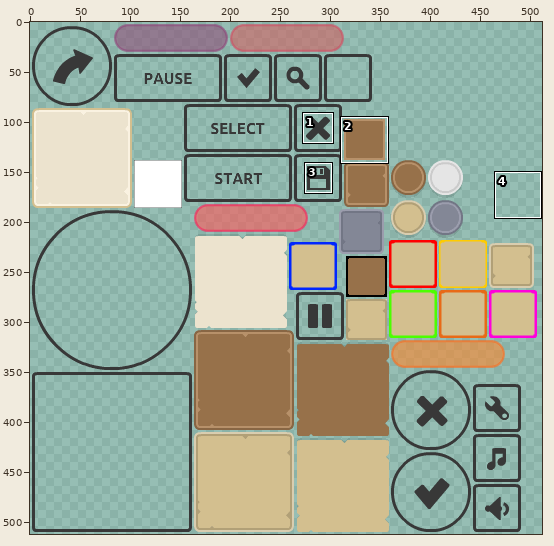
Edited in one commit: sprite sheet (android/assets/images/ui-pack.png). The first picture is a wide view before the edit; the outline marks the close-up.
Close-up. First the earlier version:
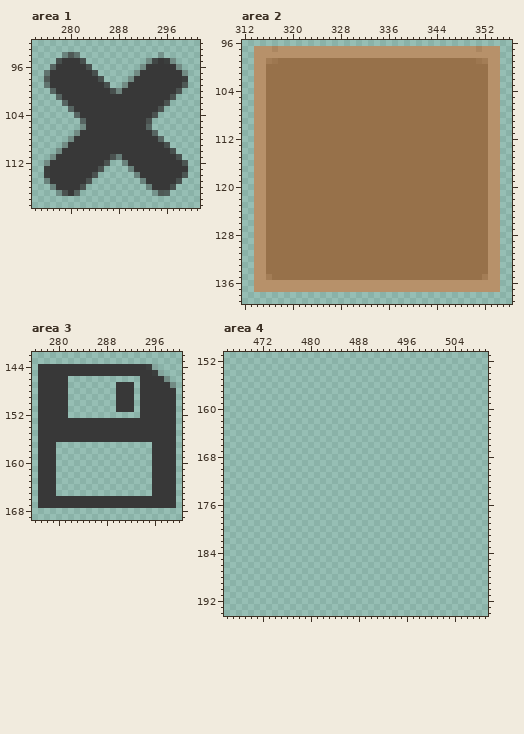
The file is 512x512 pixels. Pixels under 10% opacity are left out. Colours within 5 levels of each other are drawn and written as one. Shown: area 1: x 274..301, y 92..119; area 2: x 312..356, y 96..139; area 3: x 276..300, y 142..169; area 4: x 466..509, y 151..194. The commit also changed other parts of the picture, which this record leaves out.
And afterwards:
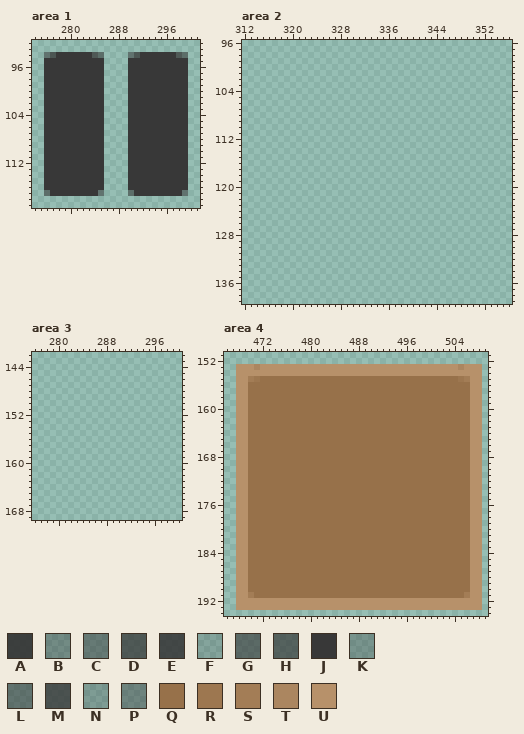
Palette (. is transparent): A #363636ef  B #37373761  C #37373781  D #373737bf  E #373737df  F #38383832  G #383838a0  H #383838b0  J #383838  K #39393951  L #39393990  M #393939cf  N #3a3a3a42  P #3b3b3b71  Q #97714a  R #9d7750  S #a37d56  T #ab8660  U #b7916a
The exact change:
Changed rows in their new state; - is an unchanged pixel.
Area 1:
first column x 276:
 94 LDJJJJJJDL----LDJJJJJJDL
 95 JJJ---JJJJ----JJJJJ-JJJJ
 96 JJ-----JJJ----JJJ-----JJ
 97 J-------JJ----JJ-------J
 98 J--------J----J--------J
 99 J---------.--.---------J
100 JJ--------....--------JJ
101 JJJ-------....-------JJJ
102 JJJJ------....------JJJJ
103 JJJJJ-----....-----JJJJJ
104 JJJJJJ----....----JJJJJJ
105 JJJJJJJ---....---JJJJJJJ
106 JJJJJJJ---....---JJJJJJJ
107 JJJJJJ----....----JJJJJJ
108 JJJJJ-----....-----JJJJJ
109 JJJJ------....------JJJJ
110 JJJ-------....-------JJJ
111 JJ--------....--------JJ
112 J---------.--.---------J
113 J--------J----J---------
114 J-------JJ----JJ-------J
115 J------JJJ----JJJ-----JJ
116 JJ----JJJJ----JJJJ---JJJ
117 LJJJ-JJJJL----LJJJJJJJJL
Area 2:
first column x 314:
 97 .........................................
 98 .........................................
 99 .........................................
100 .........................................
101 .........................................
102 .........................................
103 .........................................
104 .........................................
105 .........................................
106 .........................................
107 .........................................
108 .........................................
109 .........................................
110 .........................................
111 .........................................
112 .........................................
113 .........................................
114 .........................................
115 .........................................
116 .........................................
117 .........................................
118 .........................................
119 .........................................
120 .........................................
121 .........................................
122 .........................................
123 .........................................
124 .........................................
125 .........................................
126 .........................................
127 .........................................
128 .........................................
129 .........................................
130 .........................................
131 .........................................
132 .........................................
133 .........................................
134 .........................................
135 .........................................
136 .........................................
137 .........................................
Area 3:
first column x 277:
144 ....................---
145 .....................--
146 .....------------.....-
147 .....--------...-......
148 .....--------...-......
149 .....--------...-......
150 .....--------...-......
151 .....--------...-......
152 .....------------......
153 .......................
154 .......................
155 .......................
156 .......................
157 ...----------------....
158 ...----------------....
159 ...----------------....
160 ...----------------....
161 ...----------------....
162 ...----------------....
163 ...----------------....
164 ...----------------....
165 ...----------------....
166 .......................
167 .......................
Area 4:
first column x 468:
153 UUUTUUUUUUUUUUUUUUUUUUUUUUUUUUUUUUUUUTUUU
154 UUUUUUUUUUUUUUUUUUUUUUUUUUUUUUUUUUUUUUUUU
155 UUSRQQQQQQQQQQQQQQQQQQQQQQQQQQQQQQQQQRSUU
156 UUQQQQQQQQQQQQQQQQQQQQQQQQQQQQQQQQQQQQQUU
157 UUQQQQQQQQQQQQQQQQQQQQQQQQQQQQQQQQQQQQQUU
158 UUQQQQQQQQQQQQQQQQQQQQQQQQQQQQQQQQQQQQQUU
159 UUQQQQQQQQQQQQQQQQQQQQQQQQQQQQQQQQQQQQQUU
160 UUQQQQQQQQQQQQQQQQQQQQQQQQQQQQQQQQQQQQQUU
161 UUQQQQQQQQQQQQQQQQQQQQQQQQQQQQQQQQQQQQQUU
162 UUQQQQQQQQQQQQQQQQQQQQQQQQQQQQQQQQQQQQQUU
163 UUQQQQQQQQQQQQQQQQQQQQQQQQQQQQQQQQQQQQQUU
164 UUQQQQQQQQQQQQQQQQQQQQQQQQQQQQQQQQQQQQQUU
165 UUQQQQQQQQQQQQQQQQQQQQQQQQQQQQQQQQQQQQQUU
166 UUQQQQQQQQQQQQQQQQQQQQQQQQQQQQQQQQQQQQQUU
167 UUQQQQQQQQQQQQQQQQQQQQQQQQQQQQQQQQQQQQQUU
168 UUQQQQQQQQQQQQQQQQQQQQQQQQQQQQQQQQQQQQQUU
169 UUQQQQQQQQQQQQQQQQQQQQQQQQQQQQQQQQQQQQQUU
170 UUQQQQQQQQQQQQQQQQQQQQQQQQQQQQQQQQQQQQQUU
171 UUQQQQQQQQQQQQQQQQQQQQQQQQQQQQQQQQQQQQQUU
172 UUQQQQQQQQQQQQQQQQQQQQQQQQQQQQQQQQQQQQQUU
173 UUQQQQQQQQQQQQQQQQQQQQQQQQQQQQQQQQQQQQQUU
174 UUQQQQQQQQQQQQQQQQQQQQQQQQQQQQQQQQQQQQQUU
175 UUQQQQQQQQQQQQQQQQQQQQQQQQQQQQQQQQQQQQQUU
176 UUQQQQQQQQQQQQQQQQQQQQQQQQQQQQQQQQQQQQQUU
177 UUQQQQQQQQQQQQQQQQQQQQQQQQQQQQQQQQQQQQQUU
178 UUQQQQQQQQQQQQQQQQQQQQQQQQQQQQQQQQQQQQQUU
179 UUQQQQQQQQQQQQQQQQQQQQQQQQQQQQQQQQQQQQQUU
180 UUQQQQQQQQQQQQQQQQQQQQQQQQQQQQQQQQQQQQQUU
181 UUQQQQQQQQQQQQQQQQQQQQQQQQQQQQQQQQQQQQQUU
182 UUQQQQQQQQQQQQQQQQQQQQQQQQQQQQQQQQQQQQQUU
183 UUQQQQQQQQQQQQQQQQQQQQQQQQQQQQQQQQQQQQQUU
184 UUQQQQQQQQQQQQQQQQQQQQQQQQQQQQQQQQQQQQQUU
185 UUQQQQQQQQQQQQQQQQQQQQQQQQQQQQQQQQQQQQQUU
186 UUQQQQQQQQQQQQQQQQQQQQQQQQQQQQQQQQQQQQQUU
187 UUQQQQQQQQQQQQQQQQQQQQQQQQQQQQQQQQQQQQQUU
188 UUQQQQQQQQQQQQQQQQQQQQQQQQQQQQQQQQQQQQQUU
189 UUQQQQQQQQQQQQQQQQQQQQQQQQQQQQQQQQQQQQQUU
190 UUQQQQQQQQQQQQQQQQQQQQQQQQQQQQQQQQQQQQQUU
191 UUSQQQQQQQQQQQQQQQQQQQQQQQQQQQQQQQQQQQSUU
192 UUUUUUUUUUUUUUUUUUUUUUUUUUUUUUUUUUUUUUUUU
193 UUUUUUUUUUUUUUUUUUUUUUUUUUUUUUUUUUUUUUUUU
Changed places in both close-ups, as pixel boxes (x1, y1, x2, y2):
changed: (44, 52, 188, 196)
erased: (254, 46, 500, 292)
erased: (38, 364, 176, 508)
added: (236, 364, 482, 610)
